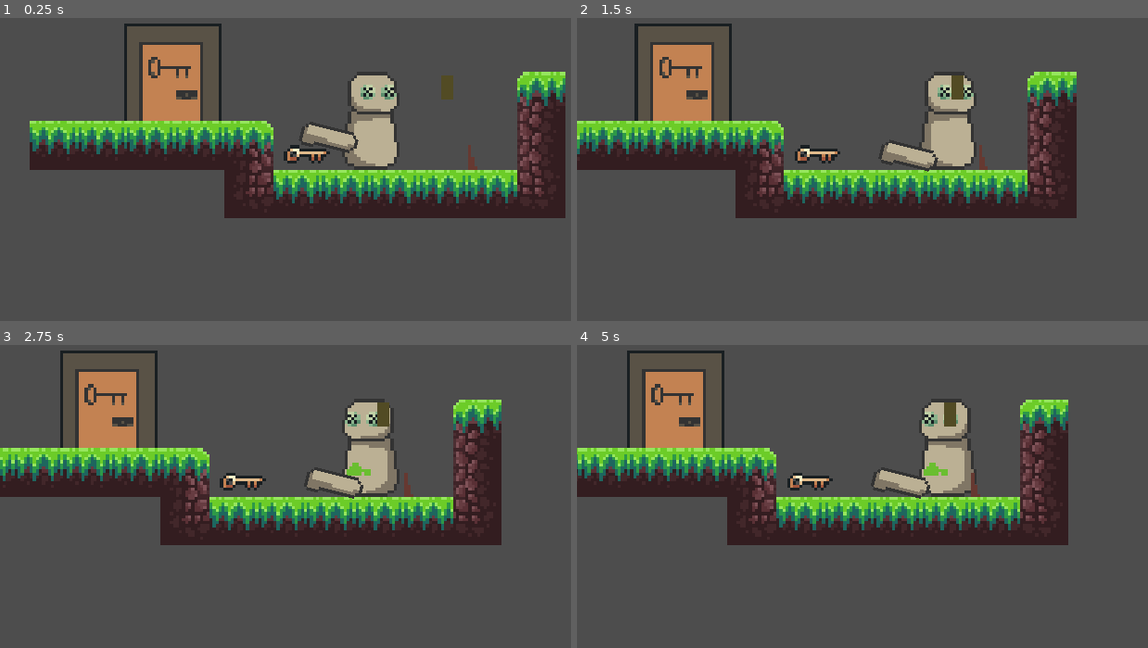
Above: before the commit, frames 1-4 (two rows, left to right).
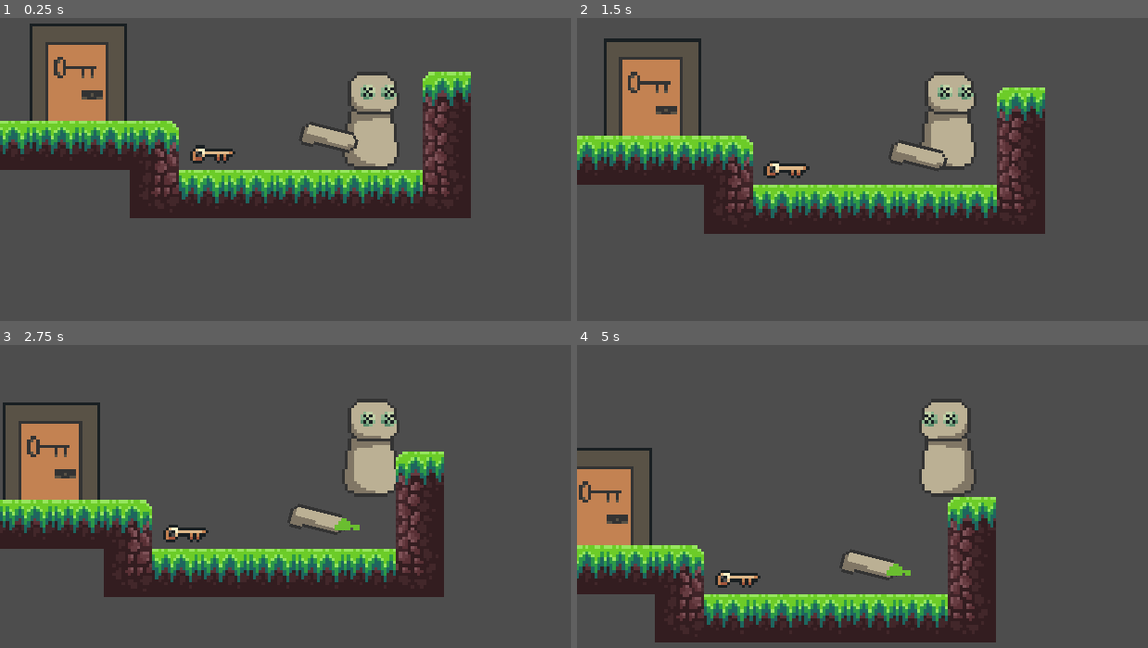
Above: after the commit, the same moments.

Repository: cronix1000/New-Year-New-Skills-Game-Jam
Game: Godot game, scene res://Scenes/Main/Main.tscn
Same seed, same stepped clock (60 frames per second), same inputs: the game is played once before the commit and once after it.
Inputs (mouse positions are in pixels of both pictures, inside the frame that each line leads up to):
- Up to frame 1 (0.25 s): no input
- Up to frame 2 (1.5 s): tap Enter at 0.5 s; move the mouse to (1113, 99) at 0.52 s; hold D (Right) from 0.53 s (still down); tap E (interact) at 0.6 s; move the mouse to (799, 142) at 1.27 s; tap 1 (drop1) at 1.35 s
- Up to frame 3 (2.75 s): tap E (interact) at 1.55, 2.3 s; move the mouse to (445, 357) at 2.02 s; release D (Right) at 2.03 s; hold A (Left) from 2.03 s (still down); tap 2 (drop2) at 2.1 s
- Up to frame 4 (5 s): move the mouse to (908, 529) at 2.77 s; release A (Left) at 2.78 s; hold D (Right) 2.78-4.28 s; tap 3 (drop3) at 2.85 s; tap E (interact) at 3.05, 3.8, 4.35 s; move the mouse to (outside the picture) at 3.52 s; tap 4 (drop4) at 3.6 s; move the mouse to (725, 384) at 4.27 s; hold A (Left) from 4.28 s (still down)

The runs differ from the first frame. In frame 1, 26% of the frame differs, in the area x 0-100%, y 1-67%; in frame 2, 27%; in frame 3, 39%, in the area x 0-88%, y 1-84%; in frame 4, 39%.

Commit message:
cut_scenes base code

Diff:
--- a/Scenes/Cliff/cliff.tscn
+++ b/Scenes/Cliff/cliff.tscn
@@ -3,7 +3,7 @@
 [ext_resource type="Script" path="res://Scenes/Cliff/cliff.gd" id="1_ivoc3"]
 
 [sub_resource type="RectangleShape2D" id="RectangleShape2D_ymxtr"]
-size = Vector2(4, 15.5)
+size = Vector2(5, 15.5)
 
 [node name="Cliff" type="Area2D" groups=["interact"]]
 position = Vector2(-45, -12)
--- a/Scenes/Entitiy/Entity.gd
+++ b/Scenes/Entitiy/Entity.gd
@@ -43,11 +43,11 @@
 		self.hp = hp
 
 func _on_hurt_box_area_entered(hitbox):
-	hitbox.name
-	if(hitbox.interacting == false):
+	print(hitbox.name)
+	if(hitbox.is_in_group("hitbox")):
 		var base_damage = hitbox.damage
 		self.hp -= base_damage
-	else:
+	if(hitbox.is_in_group("interact")):
 		interacting = hitbox.name
 		print(hitbox.name)
 
--- a/Scenes/Main/Main.gd
+++ b/Scenes/Main/Main.gd
@@ -1,8 +1,22 @@
 extends Node2D
 
+@onready var animation_player = $AnimationPlayer
+@onready var cutscene_one = %cutscene_one
+@onready var player : Player = %Player
 
 func _ready():
 	PlayerStats.limbs["Arm1"] = "Arm1"
 	PlayerStats.emit_signal("limb_changed", "Arm1")
 	PlayerStats.limbs["Arm2"] = "Arm2"
 	PlayerStats.emit_signal("limb_changed", "Arm2")
+
+
+func _on_cutscene_one_area_entered(area):
+	print("cutscene")
+	animation_player.play("Cutscene")
+	player.change_state("cut_scene")
+
+
+
+func _on_animation_player_animation_finished(anim_name):
+	player.change_state("idle")
--- a/Scenes/Main/Main.tscn
+++ b/Scenes/Main/Main.tscn
@@ -1,13 +1,12 @@
-[gd_scene load_steps=12 format=3 uid="uid://ca3ipbl1dh3xm"]
+[gd_scene load_steps=14 format=3 uid="uid://ca3ipbl1dh3xm"]
 
 [ext_resource type="Script" path="res://Scenes/Main/Main.gd" id="1_j3lbm"]
 [ext_resource type="PackedScene" uid="uid://d0vlhv7amriq7" path="res://Scenes/Player/Player.tscn" id="2_71jgl"]
 [ext_resource type="Texture2D" uid="uid://drcyiqkd18sl0" path="res://Assets/Platformer Series - Grass/Tilesets/PS_Tileset_07.png" id="3_38m6c"]
-[ext_resource type="Texture2D" uid="uid://bwuba6jiyr8bq" path="res://Assets/Limbs/TwoArmsTwoLegs.png" id="4_4oayg"]
 [ext_resource type="PackedScene" uid="uid://dov6pcl14txky" path="res://Scenes/Cliff/cliff.tscn" id="5_lupfv"]
-[ext_resource type="PackedScene" uid="uid://dt0o8s2gbg4rb" path="res://Scenes/Limbs/Leg1.tscn" id="6_elj44"]
 [ext_resource type="PackedScene" uid="uid://cl6d57l0rpoya" path="res://Scenes/collectables/key.tscn" id="7_jwbtp"]
 [ext_resource type="PackedScene" uid="uid://cg3e0arpddb0v" path="res://Scenes/Objects/door.tscn" id="8_cbu04"]
+[ext_resource type="Script" path="res://Scenes/cutscenes/cutscene_one.gd" id="9_bfqc0"]
 
 [sub_resource type="TileSetAtlasSource" id="TileSetAtlasSource_jvx1s"]
 texture = ExtResource("3_38m6c")
@@ -793,15 +792,52 @@
 physics_layer_0/collision_layer = 1
 sources/0 = SubResource("TileSetAtlasSource_jvx1s")
 
-[sub_resource type="AtlasTexture" id="AtlasTexture_4rofn"]
-atlas = ExtResource("4_4oayg")
-region = Rect2(8, 16, 8, 8)
+[sub_resource type="Animation" id="Animation_3haaf"]
+resource_name = "Cutscene"
+length = 3.0
+tracks/0/type = "value"
+tracks/0/imported = false
+tracks/0/enabled = true
+tracks/0/path = NodePath("Player:position")
+tracks/0/interp = 1
+tracks/0/loop_wrap = true
+tracks/0/keys = {
+"times": PackedFloat32Array(0, 0.5, 1, 1.5, 2, 2.5),
+"transitions": PackedFloat32Array(1, 1, 1, 1, 1, 1),
+"update": 0,
+"values": [Vector2(32, -21), Vector2(32, -21), Vector2(32, -21), Vector2(32, -21), Vector2(41, -35), Vector2(51, -47)]
+}
+
+[sub_resource type="Animation" id="Animation_cfr3h"]
+length = 0.001
+tracks/0/type = "value"
+tracks/0/imported = false
+tracks/0/enabled = true
+tracks/0/path = NodePath("Player:position")
+tracks/0/interp = 1
+tracks/0/loop_wrap = true
+tracks/0/keys = {
+"times": PackedFloat32Array(0),
+"transitions": PackedFloat32Array(1),
+"update": 0,
+"values": [Vector2(31, -16)]
+}
+
+[sub_resource type="AnimationLibrary" id="AnimationLibrary_f51nn"]
+_data = {
+"Cutscene": SubResource("Animation_3haaf"),
+"RESET": SubResource("Animation_cfr3h")
+}
+
+[sub_resource type="RectangleShape2D" id="RectangleShape2D_mf6rh"]
+size = Vector2(8, 21)
 
 [node name="Main" type="Node2D"]
 script = ExtResource("1_j3lbm")
 
 [node name="Player" parent="." instance=ExtResource("2_71jgl")]
-position = Vector2(0, -20)
+unique_name_in_owner = true
+position = Vector2(31, -16)
 movement_speed = 50
 
 [node name="TileMap" type="TileMap" parent="."]
@@ -809,20 +845,10 @@
 format = 2
 layer_0/tile_data = PackedInt32Array(65535, 1441792, 0, 0, 1441792, 0, 1, 1441792, 0, 2, 1441792, 0, 65534, 1441792, 0, -3, 1507328, 0, 65533, 1507328, 1, -131069, 1310720, 1, -65533, 1310720, 2, 3, 1376256, 1, -4, 1441792, 0, -5, 1441792, 0, -6, 1441792, 0, -7, 1441792, 0)
 
-[node name="CharacterBody2D" type="CharacterBody2D" parent="."]
-position = Vector2(25, -27)
-
-[node name="Sprite2D" type="Sprite2D" parent="CharacterBody2D"]
-texture = SubResource("AtlasTexture_4rofn")
-
 [node name="Cliff" parent="." instance=ExtResource("5_lupfv")]
 
 [node name="CollisionShape2D" parent="Cliff" index="0"]
-position = Vector2(12, 3.75)
-
-[node name="Leg1" parent="." instance=ExtResource("6_elj44")]
-position = Vector2(33, -4)
-collision_layer = 8
+position = Vector2(12.5, 3.75)
 
 [node name="Key" parent="." instance=ExtResource("7_jwbtp")]
 position = Vector2(-21, -5)
@@ -830,4 +856,21 @@
 [node name="Door" parent="." instance=ExtResource("8_cbu04")]
 position = Vector2(-65, -16)
 
+[node name="AnimationPlayer" type="AnimationPlayer" parent="."]
+libraries = {
+"": SubResource("AnimationLibrary_f51nn")
+}
+
+[node name="cutscene_one" type="Area2D" parent="."]
+unique_name_in_owner = true
+position = Vector2(44, -23)
+script = ExtResource("9_bfqc0")
+
+[node name="CollisionShape2D" type="CollisionShape2D" parent="cutscene_one"]
+position = Vector2(6, 12.5)
+shape = SubResource("RectangleShape2D_mf6rh")
+
+[connection signal="animation_finished" from="AnimationPlayer" to="." method="_on_animation_player_animation_finished"]
+[connection signal="area_entered" from="cutscene_one" to="." method="_on_cutscene_one_area_entered"]
+
 [editable path="Cliff"]
--- a/Scenes/Player/Player.tscn
+++ b/Scenes/Player/Player.tscn
@@ -21,7 +21,10 @@
 size = Vector2(17, 32)
 
 [sub_resource type="RectangleShape2D" id="RectangleShape2D_k7tdr"]
-size = Vector2(34, 26)
+size = Vector2(22, 26)
+
+[sub_resource type="RectangleShape2D" id="RectangleShape2D_5xafh"]
+size = Vector2(21, 26)
 
 [node name="Player" instance=ExtResource("1_t2nbs")]
 script = ExtResource("2_nj025")
@@ -109,4 +112,10 @@
 wait_time = 0.2
 one_shot = true
 
+[node name="cutscene_area" type="Area2D" parent="." index="8"]
+
+[node name="CollisionShape2D" type="CollisionShape2D" parent="cutscene_area" index="0"]
+position = Vector2(-0.5, 3)
+shape = SubResource("RectangleShape2D_5xafh")
+
 [editable path="Hurt_Box"]
--- /dev/null
+++ b/Scenes/cutscenes/cutscene_one.gd
@@ -0,0 +1,11 @@
+extends Area2D
+
+
+# Called when the node enters the scene tree for the first time.
+func _ready():
+	pass # Replace with function body.
+
+
+# Called every frame. 'delta' is the elapsed time since the previous frame.
+func _process(delta):
+	pass
--- a/Scenes/hurthitbox/Hit_Box.tscn
+++ b/Scenes/hurthitbox/Hit_Box.tscn
@@ -2,7 +2,7 @@
 
 [ext_resource type="Script" path="res://Scenes/hurthitbox/Hit_Box.gd" id="1_yl5n3"]
 
-[node name="Hit_Box" type="Area2D"]
+[node name="Hit_Box" type="Area2D" groups=["hitbox"]]
 monitoring = false
 script = ExtResource("1_yl5n3")
 
--- /dev/null
+++ b/Script/cut_scene_state.gd
@@ -0,0 +1,18 @@
+extends State
+class_name CutSceneState
+
+# Called when the node enters the scene tree for the first time.
+func _ready():
+	pass # Replace with function body.
+
+
+func move_right():
+	pass
+
+
+func move_left():
+	pass
+
+
+func end_cut_scene():
+	pass
--- a/Script/state_factory.gd
+++ b/Script/state_factory.gd
@@ -6,7 +6,8 @@
 	states = {
 		"idle": IdleState,
 		"run": RunState,
-		"climb_cliff": ClimbCliffState
+		"climb_cliff": ClimbCliffState,
+		"cut_scene" : CutSceneState,
 }
 
 func get_state(state_name):
Not shown: 1 places in Scenes/Player/Player.tscn that only renumber resources
